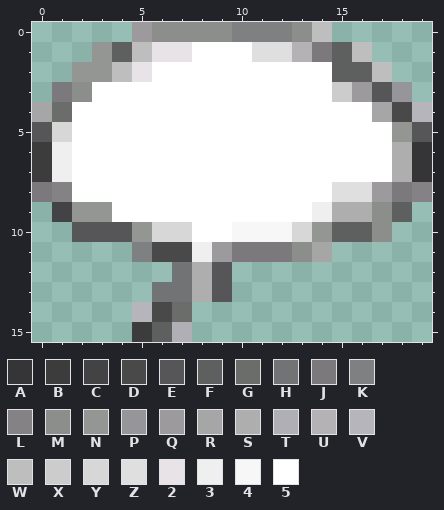
File history of a pixel-art sprite, trunk/magellan2/etc/images/icons/locale.gif. Above, as it was before the edit.
The file is 20x16 pixels. Colours within 5 levels of each other are drawn and written as one.
Palette (. is transparent): A #353436  B #3d3c3d  C #434244  D #4a494a  E #565557  F #5e605f  G #6b6d6b  H #717374  J #7b797b  K #7e8082  L #848284  M #8c8e8c  N #949694  P #96959a  Q #9c9a9c  R #a5a6a5  S #adaead  T #afafb5  U #b5b2b5  V #b6b5bb  W #bdbebd  X #cccccc  Y #d6d7d6  Z #dedfde  2 #e7e3e7  3 #efefef  4 #f7f7f7  5 #ffffff
Pixels before, first column x 0:
 0 .....QMMMMKKKMW.....
 1 ...NFW22555ZZUJFW...
 2 ..NNW2555555555FFW..
 3 .JM555555555555XQEP.
 4 RG555555555555555RDV
 5 EY5555555555555555NE
 6 B35555555555555555SA
 7 B35555555555555555SA
 8 JL5555555555555ZZQJL
 9 .CNN55555555553SSMF.
10 ..EEENYY55444YNFFM..
11 .....KDD3QJJJMR.....
12 .......HSE..........
13 ......HHSE..........
14 .....VDG............
15 .....BFT............
Now the later version:
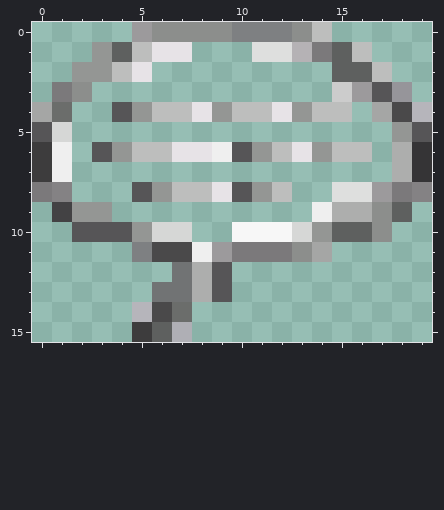
Difference:
y 1: x 8..10 555 -> ...
y 2: x 6..14 555555555 -> .........
y 3: x 3..14 555555555555 -> ............
y 4: x 2..16 555555555555555 -> ..ENWW2NWW2NWW.
y 5: x 2..17 5555555555555555 -> ................
y 6: x 2..17 5555555555555555 -> .ENWW223ENW2NWW.
y 7: x 2..17 5555555555555555 -> ................
y 8: x 2..14 5555555555555 -> ...ENWW2ENW..
y 9: x 4..13 5555555555 -> ..........
y 10: x 8..9 55 -> ..
Changed places in both pictures, as pixel boxes (x1, y1, x2, y2):
changed: (72, 42, 392, 242)
